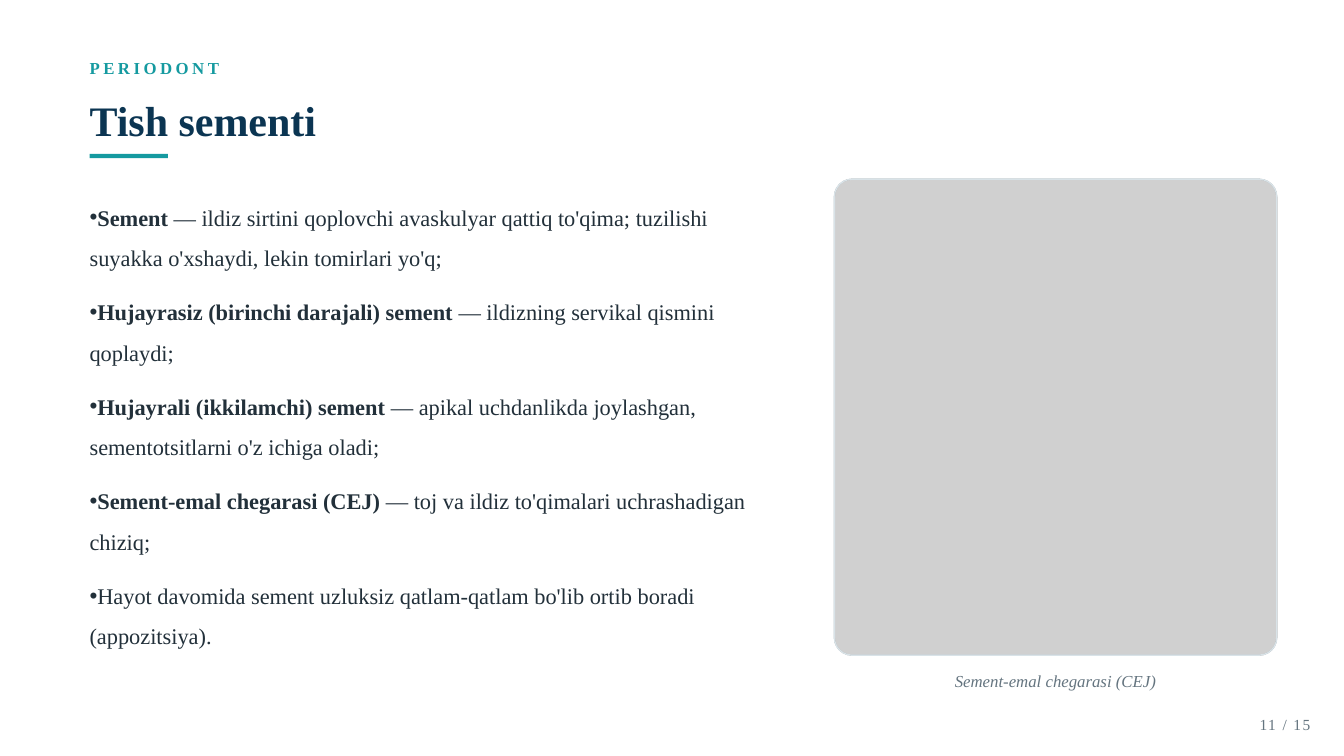
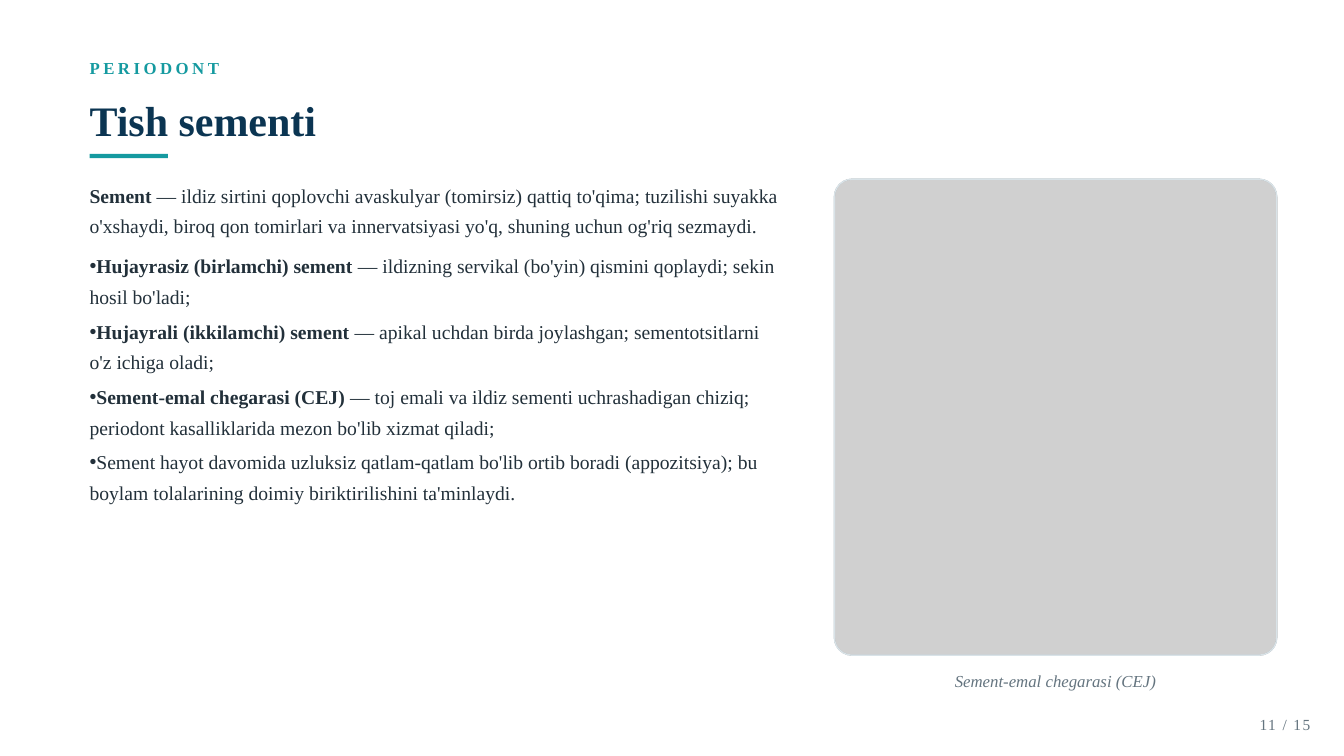
Before and after one commit to dasturland/taqdimot, a slide deck: slide 11 of Tish_tuzilishi.pptx. Drawn at 1344x756 pixels with LibreOffice and Linux fonts; fonts in the diff are those of the drawing; grey boxes stand for pictures. Boxes give left, top, right and bottom in pixels: in the first picture for what was removed or moved away, otherwise in the second. Text is boxed around its words. In the diff, an @@ line names an element or a change of style, - is before the commit and + after.

Commit message:
Taqdimot mazmunini boyitish: pulpa va periodont slaydlariga chuqur ma'lumot qo'shildi

```diff
--- a/Tish_tuzilishi.pptx
+++ b/Tish_tuzilishi.pptx
@@ text at (x1=90, y1=189, x2=777, y2=505): text changed; size 16 to 14 pt @@
-• Sement — ildiz sirtini qoplovchi avaskulyar qattiq to'qima; tuzilishi suyakka o'xshaydi, lekin tomirlari yo'q;
-• Hujayrasiz (birinchi darajali) sement — ildizning servikal qismini qoplaydi;
-• Hujayrali (ikkilamchi) sement — apikal uchdanlikda joylashgan, sementotsitlarni o'z ichiga oladi;
-• Sement-emal chegarasi (CEJ) — toj va ildiz to'qimalari uchrashadigan chiziq;
-• Hayot davomida sement uzluksiz qatlam-qatlam bo'lib ortib boradi (appozitsiya).
+Sement — ildiz sirtini qoplovchi avaskulyar (tomirsiz) qattiq to'qima; tuzilishi suyakka o'xshaydi, biroq qon tomirlari va innervatsiyasi yo'q, shuning uchun og'riq sezmaydi.
+• Hujayrasiz (birlamchi) sement — ildizning servikal (bo'yin) qismini qoplaydi; sekin hosil bo'ladi;
+• Hujayrali (ikkilamchi) sement — apikal uchdan birda joylashgan; sementotsitlarni o'z ichiga oladi;
+• Sement-emal chegarasi (CEJ) — toj emali va ildiz sementi uchrashadigan chiziq; periodont kasalliklarida mezon bo'lib xizmat qiladi;
+• Sement hayot davomida uzluksiz qatlam-qatlam bo'lib ortib boradi (appozitsiya); bu boylam tolalarining doimiy biriktirilishini ta'minlaydi.
```
Also in this commit, not shown: 13 other slides changed.
